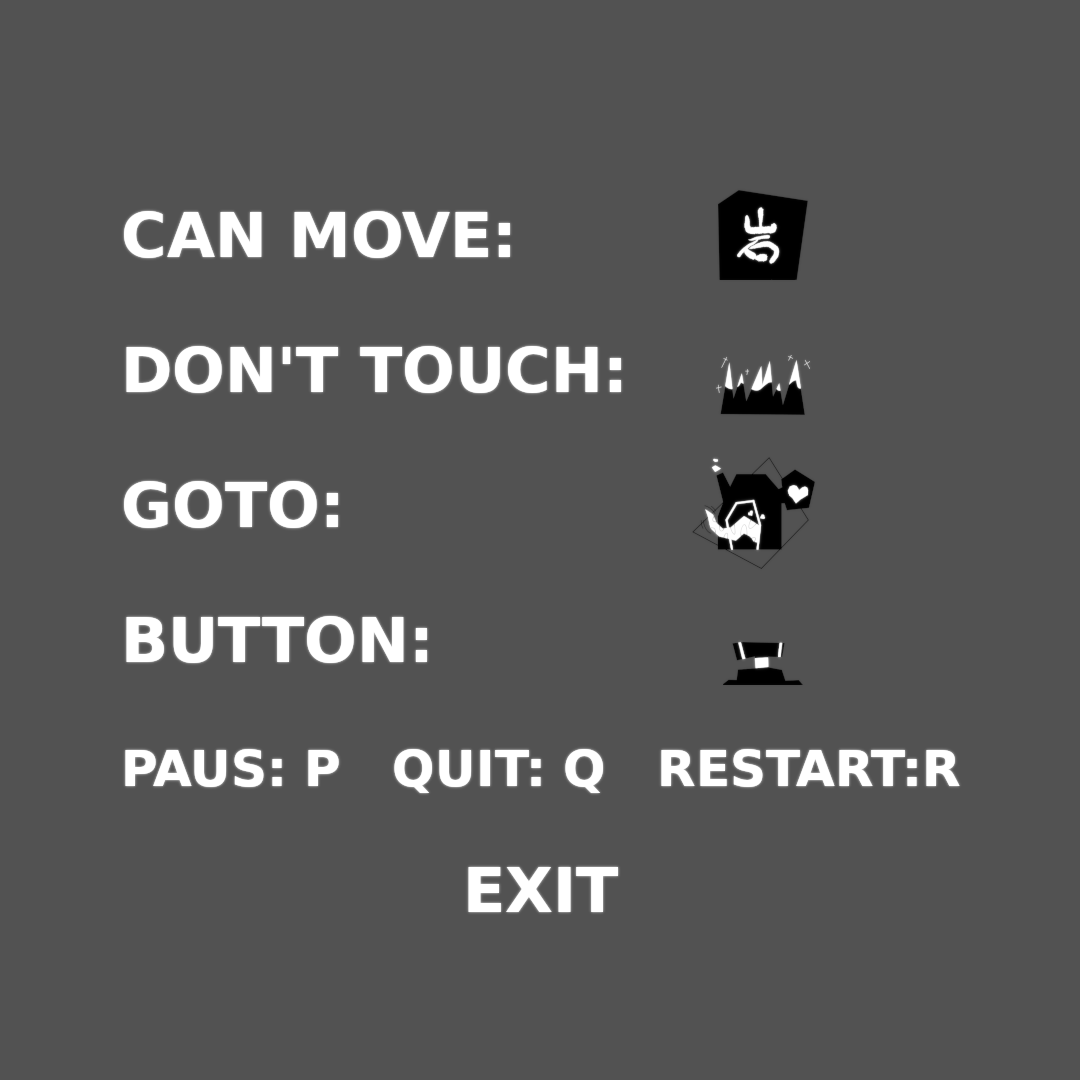
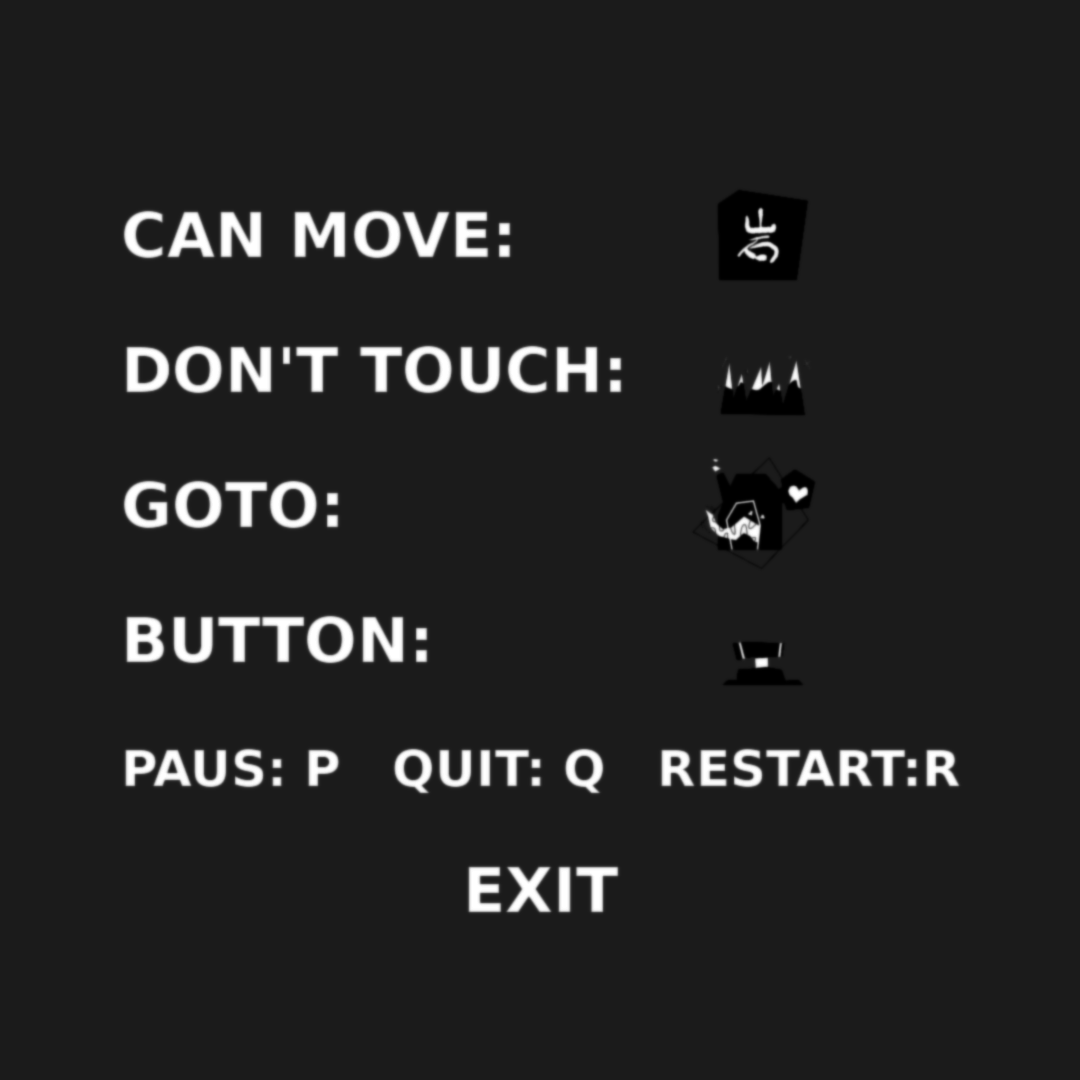
Layered file, before and after one edit (1080x1080). Changes by layer:
"圖層 #1": blend normal → erase, painted on it over <box>0,0,1080,1080</box>
showed "貼上的圖層", blend normal → erase, moved it into group "圖層群組 複本", painted on it over <box>0,0,1080,1080</box>
